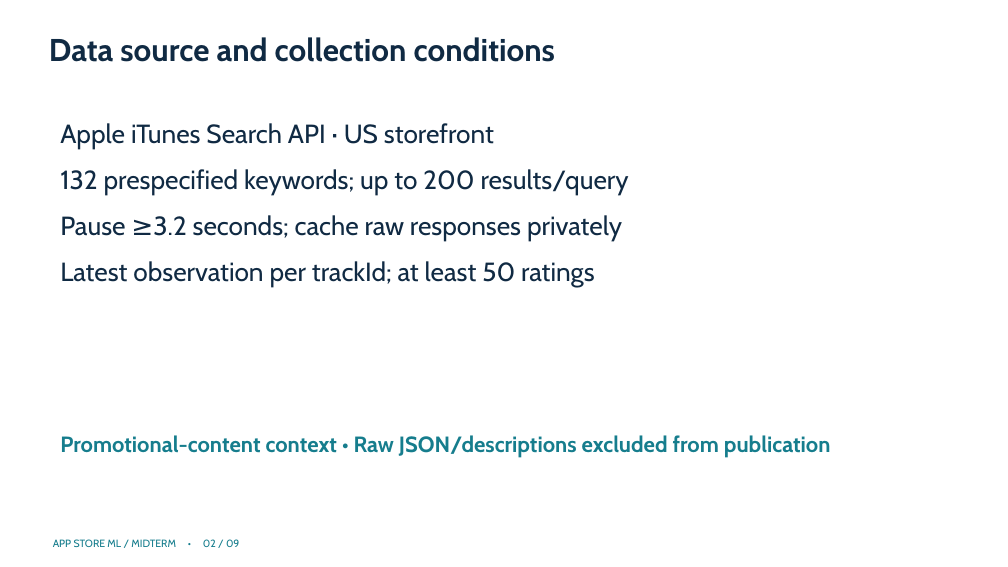
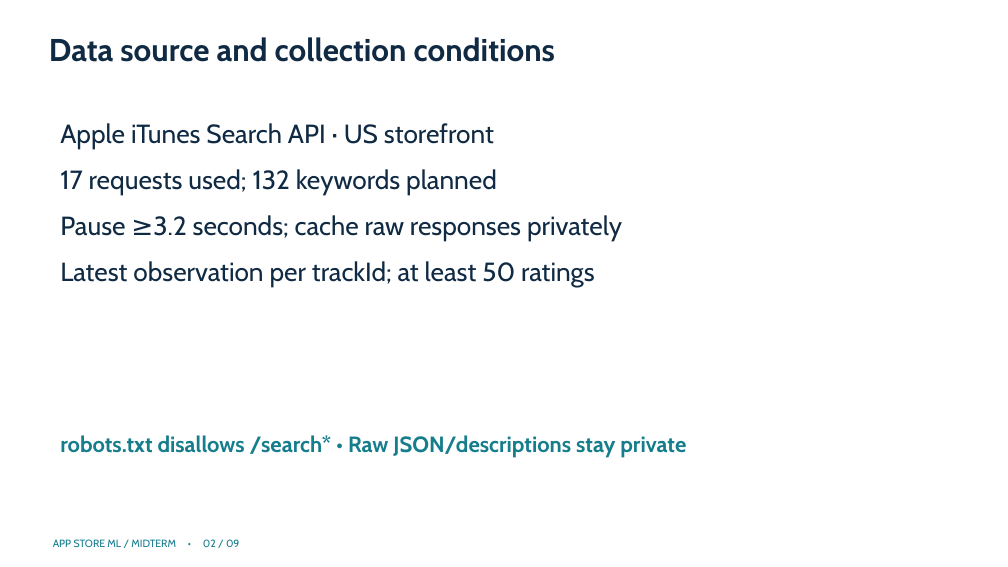
Before and after one commit to Nura007/itune_ml, a slide deck: slide 2 of outputs/midterm.pptx. Drawn at 1008x567 pixels with LibreOffice and Linux fonts; fonts in the diff are those of the drawing. Boxes give left, top, right and bottom in pixels: in the first picture for what was removed or moved away, otherwise in the second. Text is boxed around its words. In the diff, an @@ line names an element or a change of style, - is before the commit and + after.

```diff
--- a/outputs/midterm.pptx
+++ b/outputs/midterm.pptx
@@ text at bbox=[60, 169, 497, 195]: text changed @@
-132 prespecified keywords; up to 200 results/query
+17 requests used; 132 keywords planned
@@ text at bbox=[60, 435, 686, 458]: text changed @@
-Promotional-content context • Raw JSON/descriptions excluded from publication
+robots.txt disallows /search* • Raw JSON/descriptions stay private
```
Also in this commit, not shown: 3 other slides changed, 5 other files.
